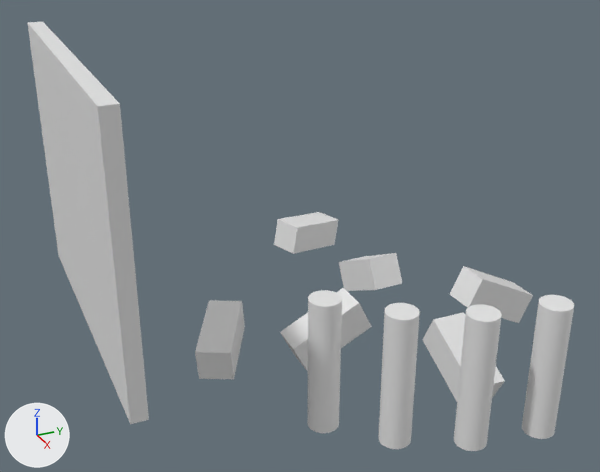
An edit to the OBJ model Models/arena_misc.obj, drawn before and after from the same camera.
Rendered twice from a 50 mm lens placed at (1085.0, -705.0, 722.0), pointed at (-36.0, -200.0, 161.0). Arrows for +X, +Y and +Z are at lower left; the lights stay in place. Where no turn or scale is listed for an object, it has been applied to the vertices.

The scene before the commit, as lines of its bpy script (objects in view):
```python
me_cube_008_cube_010 = bpy.data.meshes.new('Cube.008_Cube.010')
me_cube_008_cube_010.from_pydata(...)  # 8 vertices, 12 faces; spans x -462.0..-357.0, y -93.0..60.0, z -60.0..22.0
me_cube_008_cube_010.materials.append(mat_car)  # its picture is missing
me_cube_009_cube_012 = bpy.data.meshes.new('Cube.009_Cube.012')
me_cube_009_cube_012.from_pydata(...)  # 8 vertices, 12 faces; spans x -24.2..36.2, y 91.9..237.3, z -63.6..48.3
me_cube_009_cube_012.materials.append(mat_car)  # its picture is missing
me_cylinder_004_cylinder_024 = bpy.data.meshes.new('Cylinder.004_Cylinder.024')
me_cylinder_004_cylinder_024.from_pydata(...)  # a 32-sided cylinder along z spanning x 329.0..374.0, y -29.0..16.0, z -12.0..190.0
me_cylinder_004_cylinder_024.materials.append(mat_car)  # its picture is missing
ob_cube_008_cube_010 = bpy.data.objects.new('Cube.008_Cube.010', me_cube_008_cube_010)
ob_cube_008_cube_010.location = (0.0, 0.0, 0.0)
ob_cube_009_cube_012 = bpy.data.objects.new('Cube.009_Cube.012', me_cube_009_cube_012)
ob_cube_009_cube_012.location = (0.0, 0.0, 0.0)
ob_cylinder_004_cylinder_024 = bpy.data.objects.new('Cylinder.004_Cylinder.024', me_cylinder_004_cylinder_024)
ob_cylinder_004_cylinder_024.location = (0.0, 0.0, 0.0)
# also in view: 'Cylinder.001_Cylinder.022' at (288.0, -202.0, 89.0); 'Cube.006_Cube.008' at (-71.0, -331.0, -19.0); 'Cylinder.003_Cylinder.023' at (334.0, -109.0, 89.0); 'Cube.010_Cube.013' at (165.0, -7.0, -8.0); 'Cube.005_Cube.007' at (0.0, -543.0, 296.0)
```
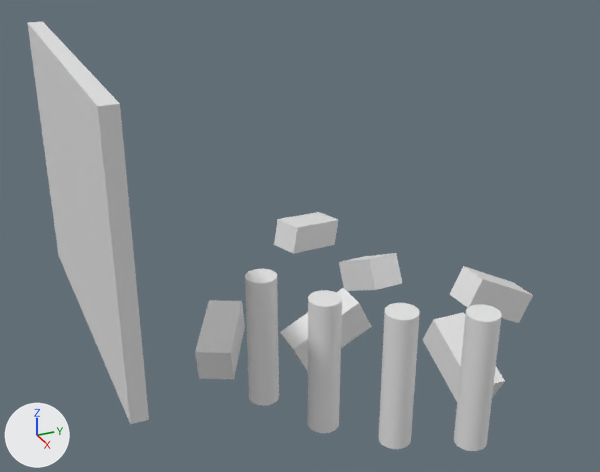
The change in detail:
me_cylinder_004_cylinder_024 is used by ob_cylinder_004_cylinder_024; location (0.0, 0.0, 0.0).
me_cylinder_004_cylinder_024 had 64 vertices, 124 faces and spanned x 329.0..374.0, y -29.0..16.0, z -12.0..190.0.
me_cylinder_004_cylinder_024 now has 64 vertices, 124 faces and spans x 99.0..144.0, y -353.0..-308.0, z -12.0..190.0.
me_cylinder_004_cylinder_024 part 1: 64 of 64 vertices moved; they spanned x 329.0..374.0, y -29.0..16.0, z -12.0..190.0 and now span x 99.0..144.0, y -353.0..-308.0, z -12.0..190.0; mean shift (-230.0, -323.0, 0.0); largest move (339.0, 12.0, 190.0) -> (138.0, -315.0, -12.0).

Pixel boxes [x1, y1, x2, y2] of what changed, in the pictures (600 x 472 px):
'Cylinder.004_Cylinder.024', reshaped (34% narrower): before [522, 295, 574, 439]; after [245, 269, 279, 406]
